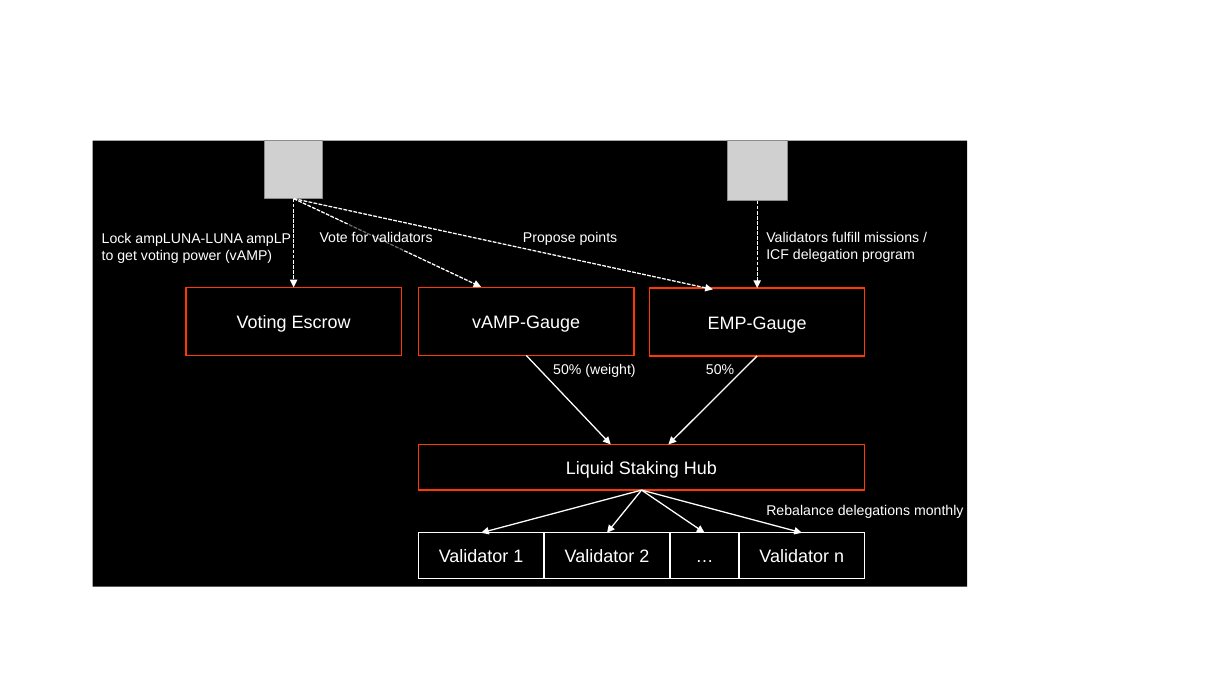
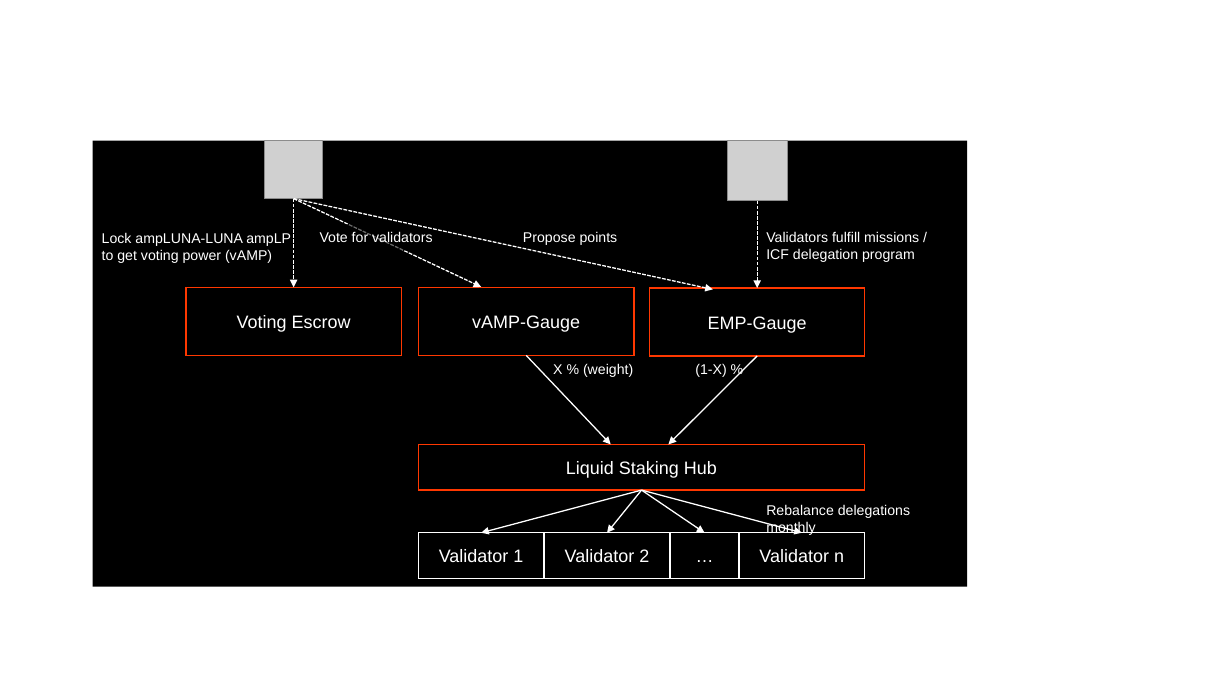
Before and after one commit to erisprotocol/docs, a slide deck: slide 26 of _assets/eris.pptx. Drawn at 1232x693 pixels with LibreOffice and Linux fonts; fonts in the diff are those of the drawing; grey boxes stand for pictures. Boxes give left, top, right and bottom in pixels: in the first picture for what was removed or moved away, otherwise in the second. Text is boxed around its words. In the diff, an @@ line names an element or a change of style, - is before the commit and + after.

```diff
--- a/_assets/eris.pptx
+++ b/_assets/eris.pptx
@@ text at (553,363,633,377): text changed @@
-50% (weight)
+X % (weight)
@@ text at (695,363,726,377): text changed @@
-50%
+(1-X) %
@@ text "Rebalance delegations monthly" rewrapped from (766,504,964,518) to (766,504,910,535) @@
```
Also in this commit, not shown: 1 other slide changed, 12 other files.
